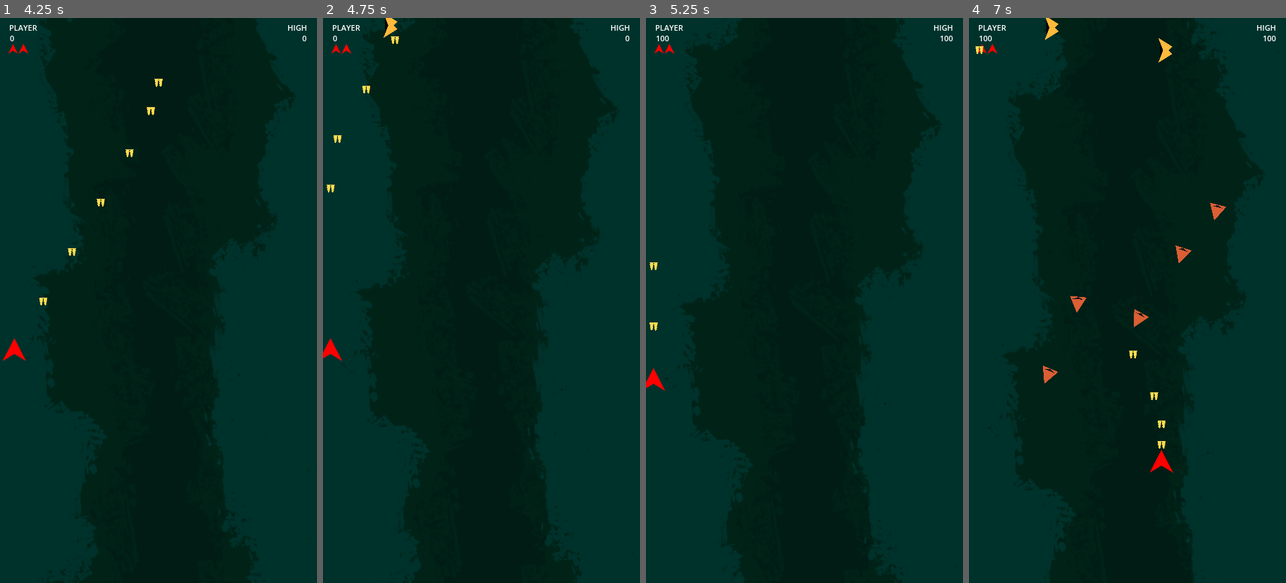
Above: before the commit, frames 1-4 (left to right).
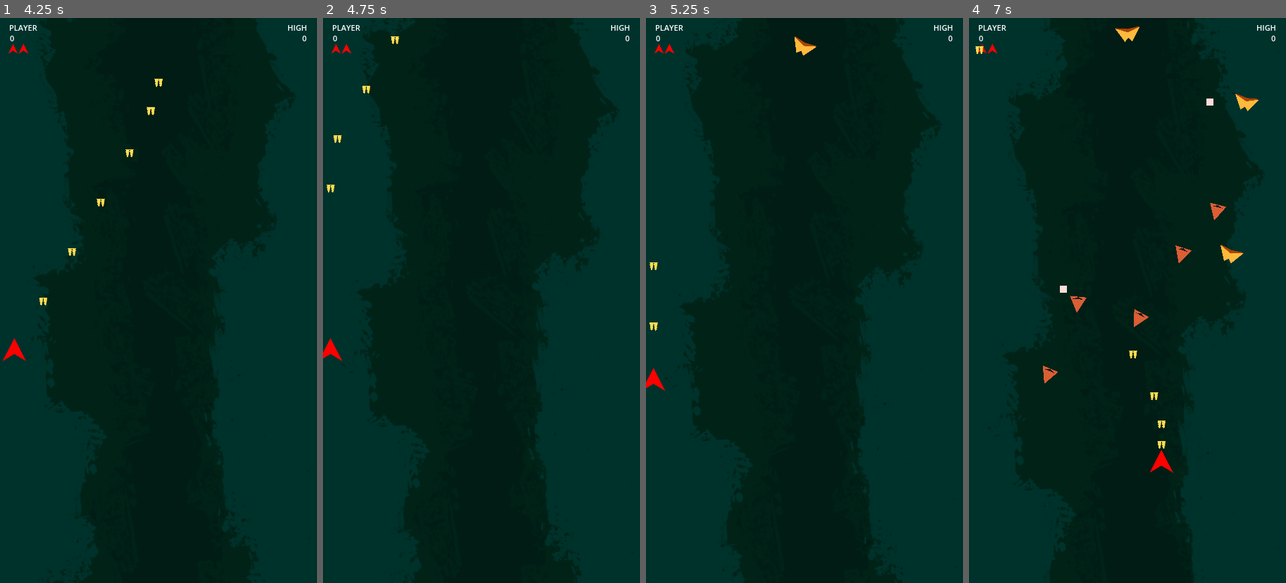
Above: after the commit, the same moments.

Repository: davidbragg/pewpewpew
Game: Godot game, scene res://scenes/main.tscn
Two runs of this game, one before a commit and one after it. Both use one fixed random seed, a clock stepped at 60 frames per second and the inputs below.
Inputs:
- Up to frame 1 (4.25 s): hold D (move_right) 0.53-1.28 s; hold Space (shoot) 0.53-1.28 s; hold S (move_down) 1.28-2.03 s; tap Space (shoot) at 1.35, 2.85 s; hold D (move_right) 2.03-2.78 s; hold Space (shoot) 2.03-2.78 s; hold W (move_up) 2.78-3.53 s; hold A (move_left) from 3.53 s (still down); hold Space (shoot) from 3.53 s (still down)
- Up to frame 2 (4.75 s): keep holding A (move_left); release Space (shoot) at 4.28 s; tap Space (shoot) at 4.35 s
- Up to frame 3 (5.25 s): release A (move_left) at 5.03 s; hold S (move_down) from 5.03 s (still down); hold Space (shoot) from 5.03 s (still down)
- Up to frame 4 (7 s): release S (move_down) at 5.78 s; release Space (shoot) at 5.78 s; hold D (move_right) 5.78-6.53 s; tap Space (shoot) at 5.85 s; hold W (move_up) from 6.53 s (still down); hold Space (shoot) from 6.53 s (still down)

Frame 1 is identical in both runs. In frame 2, 0.1% of the frame differs, in the area x 19-24%, y 0-4%; in frame 3, 0.2%; in frame 4, 0.7%, in the area x 3-97%, y 0-49%.

Commit message:
tweaked hunter behaviour and look

Diff:
--- a/assets/hunter.svg
+++ b/assets/hunter.svg
@@ -23,17 +23,36 @@
      inkscape:pagecheckerboard="0"
      inkscape:deskcolor="#d1d1d1"
      inkscape:document-units="mm"
-     inkscape:zoom="4.1798822"
-     inkscape:cx="91.629377"
-     inkscape:cy="113.99843"
+     inkscape:zoom="5.9112461"
+     inkscape:cx="86.107056"
+     inkscape:cy="87.206655"
      inkscape:window-width="2560"
      inkscape:window-height="1379"
      inkscape:window-x="0"
      inkscape:window-y="24"
      inkscape:window-maximized="1"
-     inkscape:current-layer="layer1" />
+     inkscape:current-layer="layer2" />
   <defs
      id="defs1" />
+  <g
+     inkscape:groupmode="layer"
+     id="layer2"
+     inkscape:label="Layer 2">
+    <g
+       id="g3"
+       transform="translate(0.40416225)">
+      <path
+         style="fill:#aa4400;fill-opacity:1;stroke:none;stroke-width:0.264583px;stroke-linecap:butt;stroke-linejoin:miter;stroke-opacity:1"
+         d="M 1.5815365,7.8303137 26.802853,31.030237 25.035647,12.04274 Z"
+         id="path2"
+         sodipodi:nodetypes="cccc" />
+      <path
+         style="fill:#aa4400;fill-opacity:1;stroke:none;stroke-width:0.264583px;stroke-linecap:butt;stroke-linejoin:miter;stroke-opacity:1"
+         d="M 47.610139,7.8303137 22.388823,31.030237 24.156029,12.04274 Z"
+         id="path2-2"
+         sodipodi:nodetypes="cccc" />
+    </g>
+  </g>
   <g
      inkscape:label="Layer 1"
      inkscape:groupmode="layer"
@@ -44,20 +63,16 @@
        cx="40.918396"
        cy="102.26344"
        r="0.033725541" />
-    <rect
-       style="fill:#000000;fill-opacity:1;stroke:none;stroke-width:0.458949px;-inkscape-stroke:none"
-       id="rect3"
-       width="34.363499"
-       height="8.4785967"
-       x="7.8182507"
-       y="12.518259" />
-    <path
-       style="fill:#ffb93c;fill-opacity:1;stroke:none;stroke-width:0.264583px;stroke-linecap:butt;stroke-linejoin:miter;stroke-opacity:1"
-       d="M 1.1727136,8.799513 32.589445,23.424039 17.935345,41.200487 Z"
-       id="path3" />
-    <path
-       style="fill:#ffb93c;fill-opacity:1;stroke:none;stroke-width:0.264583px;stroke-linecap:butt;stroke-linejoin:miter;stroke-opacity:1"
-       d="m 48.827286,8.799514 -31.416732,14.624525 14.6541,17.776448 z"
-       id="path3-5" />
+    <g
+       id="g2">
+      <path
+         style="fill:#ffb93c;fill-opacity:1;stroke:none;stroke-width:0.264583px;stroke-linecap:butt;stroke-linejoin:miter;stroke-opacity:1"
+         d="M 1.1727136,8.799513 32.589445,23.424039 17.935345,41.200487 Z"
+         id="path3" />
+      <path
+         style="fill:#ffb93c;fill-opacity:1;stroke:none;stroke-width:0.264583px;stroke-linecap:butt;stroke-linejoin:miter;stroke-opacity:1"
+         d="m 48.827286,8.799514 -31.416732,14.624525 14.6541,17.776448 z"
+         id="path3-5" />
+    </g>
   </g>
 </svg>
--- a/scripts/enemy.gd
+++ b/scripts/enemy.gd
@@ -12,7 +12,8 @@
     SPAWNING,
     IDLE,
     TARGETING,
-    ATTACKING
+    ATTACKING,
+    EXITING
 }
 
 @onready var player : CharacterBody2D = get_node('/root/Game/Player')
--- a/scripts/hunter.gd
+++ b/scripts/hunter.gd
@@ -1,19 +1,26 @@
 class_name Hunter extends Enemy
 
 var destination_position : Vector2
+var destination_clamp : int = 100
 var direction : Vector2
 
 var score : int = 100
 
+@onready var screen_size = get_viewport_rect().size
+
 func _ready():
     self.rotation = Vector2(-1,0).angle()
-    max_speed = 100
-    acceleration = 800
+    max_speed = 250
+    acceleration = 200
 
 
 func _process(delta):
     if GlobalState.game_state != GlobalState.GAMEPLAY:
         queue_free()
+
+    if state != State.EXITING:
+        get_target()
+        self.rotation = target.angle() - (PI / 2)
 
     match state:
         State.SPAWNING:
@@ -23,13 +30,17 @@
             var distance = global_position.distance_to(destination_position)
             if distance < 10 and global_position.y < 600:
                 state = State.ATTACKING
+            elif global_position.y >= 600:
+                destination_position = Vector2(global_position.x, screen_size.y + 100)
+                state = State.EXITING
         State.ATTACKING:
-            get_target()
             add_projectile()
             get_destination_position()
             state = State.IDLE
 
+    direction = (destination_position - global_position).normalized()
     velocity = velocity.move_toward(direction * max_speed, acceleration * delta)
+
 
     if move_and_slide():
         register_combat_collision()
@@ -39,17 +50,18 @@
 
 
 func add_projectile():
-    var projectile = projectile_scene.instantiate()
-    projectile.direction = target
-    projectile.global_position = global_position
-    add_sibling(projectile)
+    if (global_position.x > 0 or global_position.x < screen_size.x):
+        var projectile = projectile_scene.instantiate()
+        projectile.direction = target
+        projectile.global_position = global_position
+        add_sibling(projectile)
 
 
 func get_destination_position():
-    var screen_size = get_viewport_rect().size
-    destination_position = Vector2(randi_range(50, screen_size.x - 50), global_position.y + randi_range(130, 160))
-    direction = (destination_position - global_position).normalized()
-    self.rotation = target.angle() - (PI / 2)
+    destination_position = Vector2(
+        randi_range(destination_clamp, screen_size.x - destination_clamp),
+        global_position.y + randi_range(130, 160)
+    )
 
 
 func despawn():
